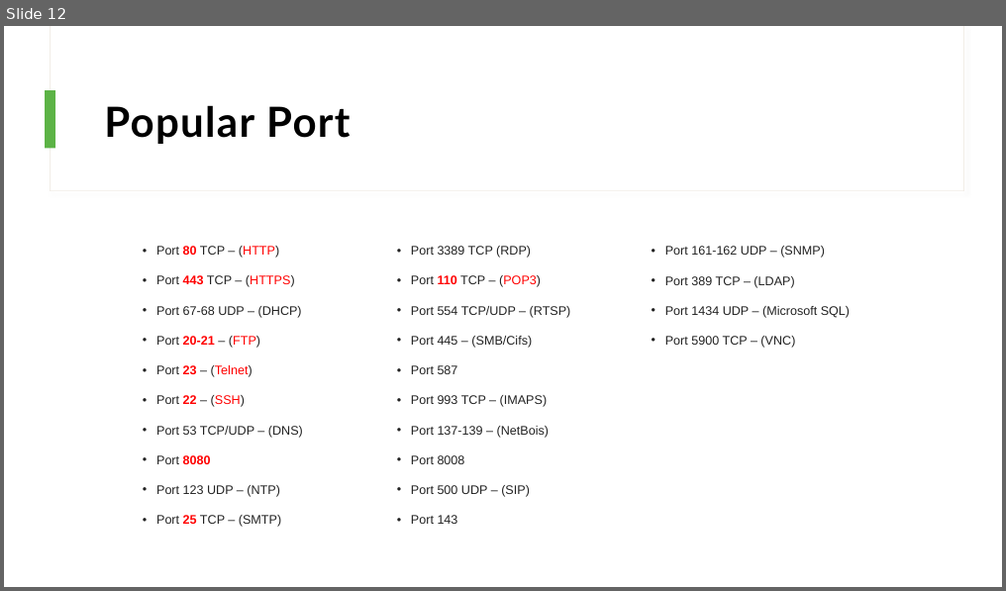
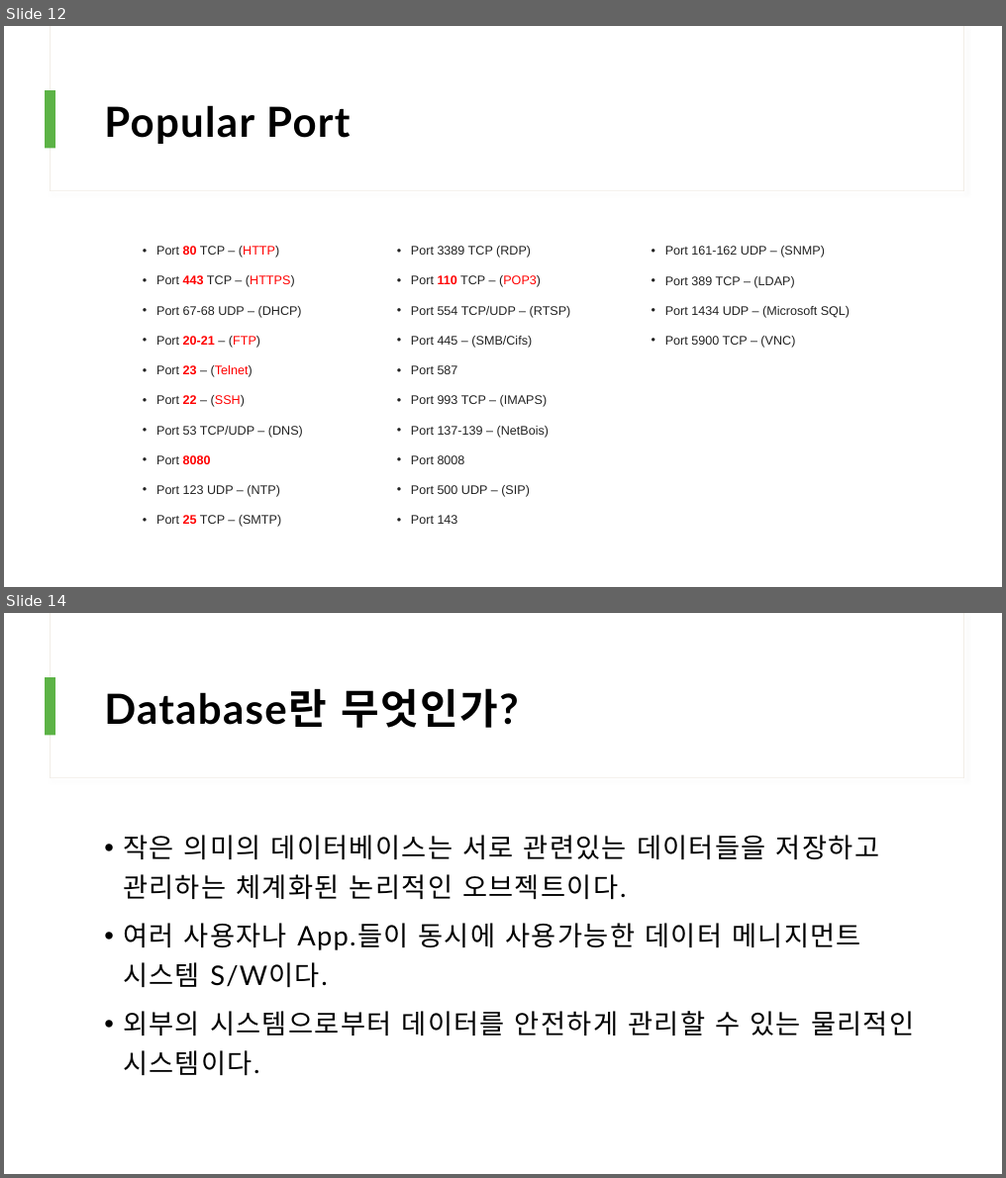
Before and after one commit to icesnake72/Java_Study, a slide deck: 수업목표.pptx. Shown one above the other, each under a label of ours: slide 12 before the commit, slides 12 and 14 after it; the slides between them are not shown. The pictures are 1006x591 and 1006x1178 pixels, drawn with LibreOffice and Linux fonts; fonts in the diff are those of the drawing. Boxes give left, top, right and bottom in pixels: in the first picture for what was removed or moved away, otherwise in the second. Text is boxed around its words. In the diff, an @@ line names an element or a change of style, - is before the commit and + after.

Commit message:
데이터베이스 추가

```diff
--- a/수업목표.pptx
+++ b/수업목표.pptx
@@ slide 14 added at [4,613,1002,1174], background #FFFFFF; not listed: 3 template elements that a slide beside it also shows @@
@@ title added at [104,688,519,728], 40 pt, text #000000, bold @@
+Database란 무엇인가?
@@ text added at [123,835,914,1075], 26 pt, text #000000 @@
+• 작은 의미의 데이터베이스는 서로 관련있는 데이터들을 저장하고 관리하는 체계화된 논리적인 오브젝트이다.
+• 여러 사용자나 App.들이 동시에 사용가능한 데이터 메니지먼트 시스템 S/W이다.
+• 외부의 시스템으로부터 데이터를 안전하게 관리할 수 있는 물리적인 시스템이다.
```
Also in this commit, not shown: 1 other slide added.
